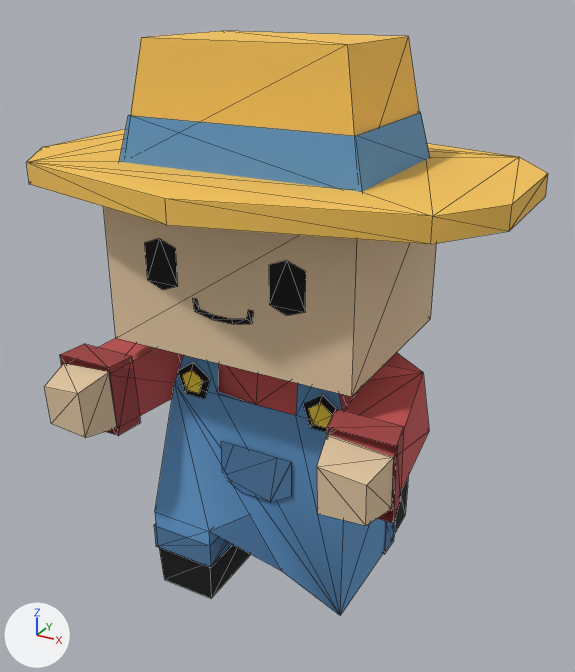
Before and after pictures for a commit that changed the FBX model Assets/[BaifosFarm]/Baifo/ModeloAnimaciones/AnimacionesBaifo.fbx.
The view is the same before and after, from a 50 mm camera at (3.576, 1.977, 0.883) aimed at (3.081, 2.877, 0.433). The axes (+X, +Y, +Z) are drawn at lower left. The lights are the same throughout. Both versions are drawn at full value of the shape key 'BaifoOrdenyar1' of 'BaifoMorpher001'; the numbers are the values there. Mesh edges are drawn as thin lines.

Objects in the first picture: 'BaifoMorpher001'.
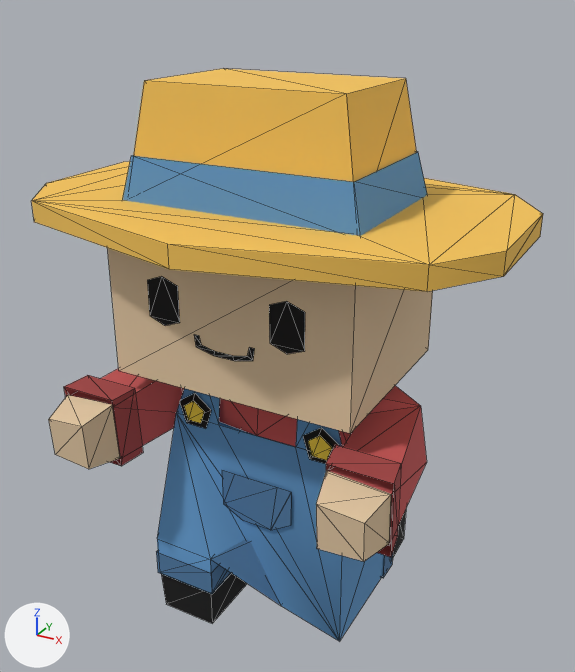
Commit message: arreglada animacion ordenyar

Pixel boxes [x1, y1, x2, y2] of what changed, in the pictures (575 x 672 px; the box of a moved part takes in the faces that stretch with it):
'BaifoMorpher001', reshaped: before [26, 31, 548, 616]; after [32, 69, 543, 641]
part 1 of me_mesh, moved or reshaped: before [159, 545, 250, 598]; after [161, 573, 247, 624]
part 2 of me_mesh, moved or reshaped: before [394, 475, 409, 535]; after [393, 510, 406, 557]
part 3 of me_mesh, moved or reshaped: before [178, 362, 210, 399]; after [179, 393, 211, 428]
part 4 of me_mesh, moved or reshaped: before [182, 370, 202, 393]; after [184, 401, 204, 423]
part 5 of me_mesh, moved or reshaped: before [309, 403, 333, 428]; after [308, 436, 332, 460]
part 6 of me_mesh, moved or reshaped: before [303, 395, 336, 432]; after [303, 428, 338, 464]
part 7 of me_mesh, moved or reshaped: before [103, 206, 437, 397]; after [107, 248, 433, 433]
part 8 of me_mesh, moved or reshaped: before [68, 338, 257, 416]; after [71, 368, 258, 459]
part 9 of me_mesh, moved or reshaped: before [256, 352, 429, 511]; after [257, 386, 427, 545]
part 10 of me_mesh, moved or reshaped: before [26, 31, 548, 244]; after [32, 69, 543, 292]
part 11 of me_mesh, moved or reshaped: before [119, 112, 430, 192]; after [123, 151, 427, 236]
part 12 of me_mesh, moved or reshaped: before [60, 344, 140, 436]; after [64, 375, 143, 466]
part 13 of me_mesh, moved or reshaped: before [327, 409, 404, 523]; after [326, 445, 401, 557]
part 14 of me_mesh, moved or reshaped: before [317, 434, 394, 526]; after [316, 470, 391, 561]
part 15 of me_mesh, moved or reshaped: before [44, 363, 117, 438]; after [49, 395, 120, 469]
part 16 of me_mesh, moved or reshaped: before [144, 238, 178, 290]; after [147, 276, 180, 326]
part 17 of me_mesh, moved or reshaped: before [269, 261, 306, 316]; after [269, 301, 305, 354]
part 18 of me_mesh, moved or reshaped: before [154, 524, 233, 567]; after [156, 550, 231, 594]
part 19 of me_mesh, moved or reshaped: before [383, 520, 395, 554]; after [382, 553, 393, 578]
part 20 of me_mesh, moved or reshaped: before [221, 441, 291, 502]; after [222, 470, 291, 530]
part 21 of me_mesh, moved or reshaped: before [192, 298, 254, 324]; after [194, 334, 255, 361]
part 22 of me_mesh, moved or reshaped: before [175, 385, 281, 570]; after [177, 415, 281, 605]
part 23 of me_mesh, moved or reshaped: before [175, 355, 342, 419]; after [176, 388, 342, 450]
part 24 of me_mesh, moved or reshaped: before [218, 392, 252, 404]; after [219, 422, 291, 446]

Edits to the bpy script that builds the scene:
```text
Change me_mesh:
    used by ob_baifomorpher001; location = (3.074, 2.862, 0.046); scale = (0.84, 0.662, 1.43)
    remove me_mesh.from_pydata(...)  # 229 vertices, 251 faces; spans x -0.381..0.381, y -0.354..0.353, z -0.001..0.547
    add me_mesh.from_pydata(...)  # 229 vertices, 251 faces; spans x -0.381..0.381, y -0.354..0.353, z -0.035..0.513
    me_mesh part 1: the loose piece of 8 vertices spanning x -0.163..-0.053, y -0.19..-0.009, z 0.001..0.051 is moved by (0.0, 0.0, -0.034)
    me_mesh part 2: the loose piece of 8 vertices spanning x 0.053..0.163, y 0.202..0.312, z 0.002..0.085 is moved by (0.0, 0.0, -0.034)
    me_mesh part 3: the loose piece of 5 vertices spanning x -0.153..-0.087, y -0.097..-0.095, z 0.211..0.248 is moved by (0.0, 0.0, -0.034)
    me_mesh part 4: the loose piece of 5 vertices spanning x -0.141..-0.099, y -0.102..-0.1, z 0.217..0.24 is moved by (0.0, 0.0, -0.034)
    me_mesh part 5: the loose piece of 5 vertices spanning x 0.099..0.141, y -0.102..-0.1, z 0.217..0.241 is moved by (0.0, 0.0, -0.034)
    me_mesh part 6: the loose piece of 5 vertices spanning x 0.087..0.153, y -0.097..-0.095, z 0.211..0.248 is moved by (0.0, 0.0, -0.034)
    me_mesh part 7: the loose piece of 8 vertices spanning x -0.207..0.207, y -0.204..0.204, z 0.282..0.442 is moved by (0.0, 0.0, -0.034)
    me_mesh part 8: the loose piece of 18 vertices spanning x -0.288..0.0, y -0.256..0.1, z 0.198..0.285 is moved by (0.0, 0.0, -0.034)
    me_mesh part 9: the loose piece of 18 vertices spanning x 0.0..0.288, y -0.256..0.093, z 0.198..0.285 is moved by (0.0, 0.0, -0.034)
    me_mesh part 10: the loose piece of 28 vertices spanning x -0.381..0.381, y -0.354..0.353, z 0.425..0.547 is moved by (0.0, 0.0, -0.034)
    me_mesh part 11: the loose piece of 8 vertices spanning x -0.199..0.199, y -0.164..0.162, z 0.441..0.484 is moved by (0.0, 0.0, -0.034)
    me_mesh part 12: the loose piece of 8 vertices spanning x -0.292..-0.182, y -0.257..-0.187, z 0.19..0.266 is moved by (0.0, 0.0, -0.034)
    me_mesh part 13: the loose piece of 8 vertices spanning x 0.182..0.292, y -0.257..-0.187, z 0.19..0.266 is moved by (0.0, 0.0, -0.034)
    me_mesh part 14: the loose piece of 8 vertices spanning x 0.191..0.288, y -0.329..-0.247, z 0.199..0.257 is moved by (0.0, 0.0, -0.034)
    me_mesh part 15: the loose piece of 8 vertices spanning x -0.288..-0.191, y -0.329..-0.247, z 0.199..0.259 is moved by (0.0, 0.0, -0.034)
    me_mesh part 16: the loose piece of 6 vertices spanning x -0.134..-0.078, y -0.204, z 0.341..0.388 is moved by (0.0, 0.0, -0.034)
    me_mesh part 17: the loose piece of 6 vertices spanning x 0.078..0.134, y -0.204, z 0.341..0.388 is moved by (0.0, 0.0, -0.034)
    me_mesh part 18: the loose piece of 8 vertices spanning x -0.166..-0.048, y -0.195..-0.004, z 0.047..0.075 is moved by (0.0, 0.0, -0.034)
    me_mesh part 19: the loose piece of 8 vertices spanning x 0.045..0.166, y 0.15..0.213, z -0.001..0.088 is moved by (0.0, 0.0, -0.034)
    me_mesh part 20: the loose piece of 9 vertices spanning x -0.068..0.068, y -0.1, z 0.114..0.168 is moved by (0.0, 0.0, -0.034)
    me_mesh part 21: the loose piece of 12 vertices spanning x -0.053..0.053, y -0.204, z 0.323..0.34 is moved by (0.0, 0.0, -0.034)
    me_mesh part 22: the 1 vertex in x 0.049, y -0.1, z 0.034 is moved by (0.0, 0.0, -0.047)
    me_mesh part 23: 16 of the vertices in x -0.163..0.163, y -0.094..0.094, z 0.218..0.288 are moved by (0.0, 0.0, -0.034)
    me_mesh part 24: 6 of the vertices in x -0.163..0.163, y -0.006..0.09, z 0.047..0.091 are moved by (0.0, 0.0, -0.034)
    me_mesh part 25: 4 of the vertices in x -0.163..-0.049, y -0.193, z 0.047..0.091 are moved by (0.0, 0.0, -0.034)
    me_mesh part 26: 1 of the vertices in x 0.163, y -0.092, z 0.001 are moved by (0.0, 0.0, -0.034)
```
